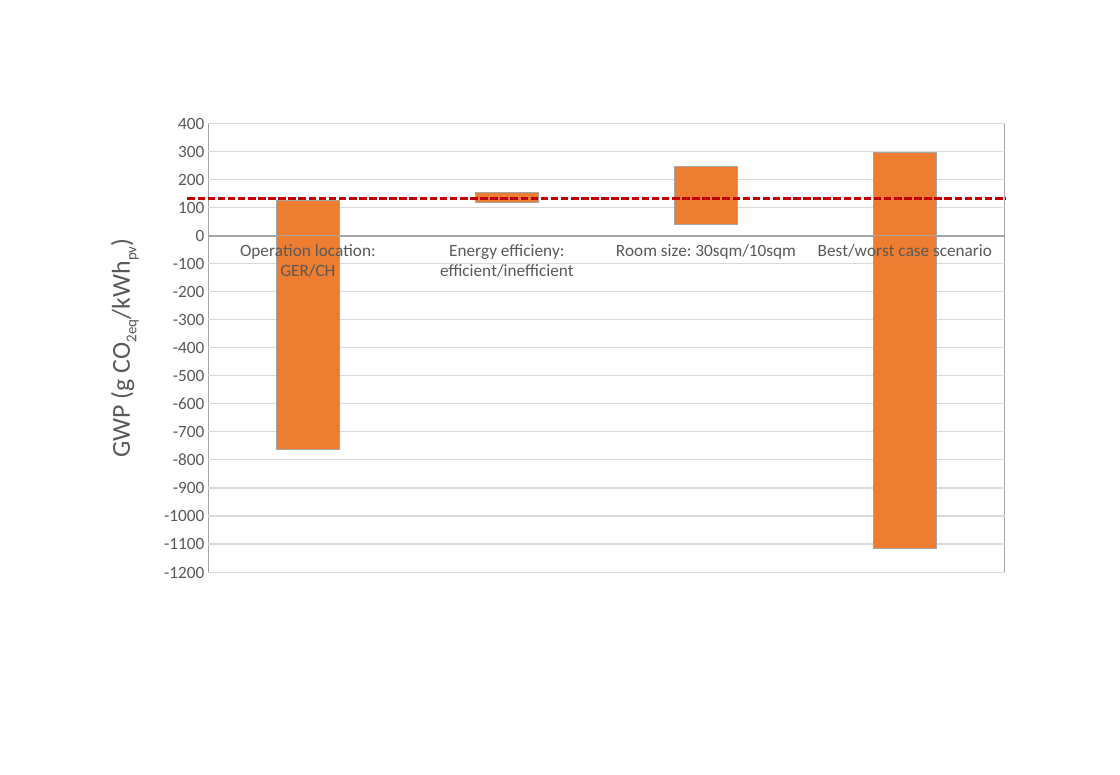
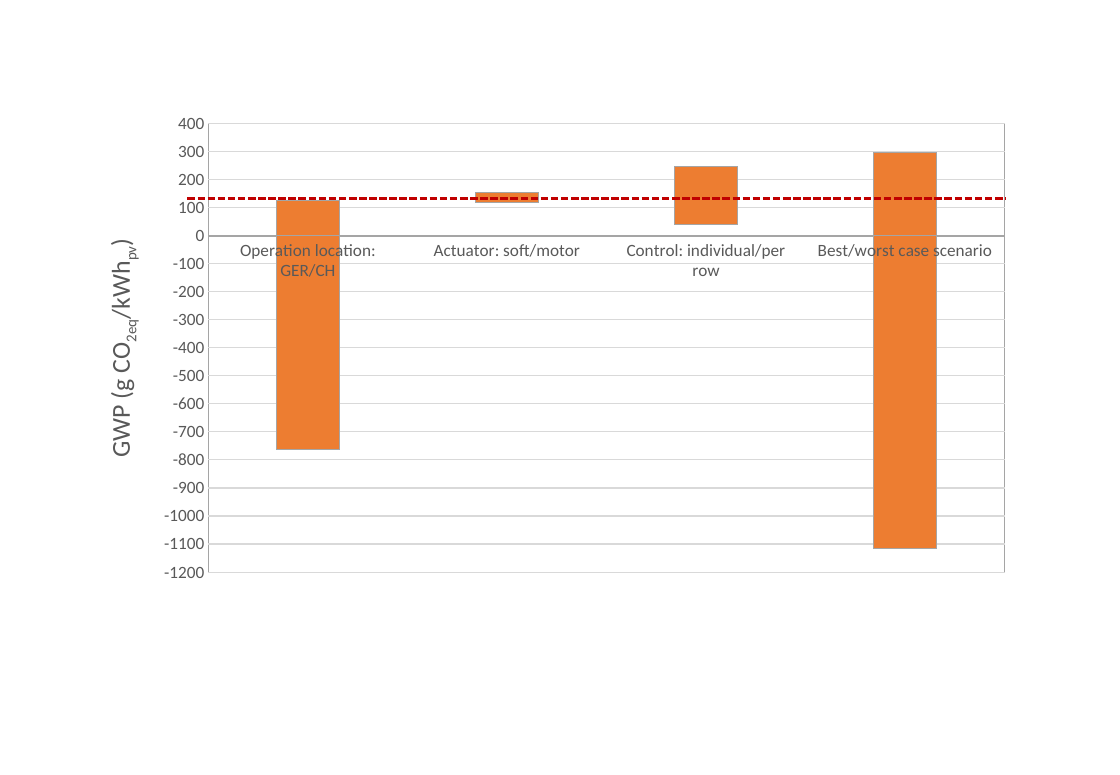
Before and after one commit to architecture-building-systems/LCA_Paper, a slide deck: slide 19 of elsarticle/Images/Thesis charts.pptx. Drawn at 1120x775 pixels with LibreOffice and Linux fonts; fonts in the diff are those of the drawing. Boxes give left, top, right and bottom in pixels: in the first picture for what was removed or moved away, otherwise in the second. Text is boxed around its words. In the diff, an @@ line names an element or a change of style, - is before the commit and + after.

```diff
--- a/elsarticle/Images/Thesis charts.pptx
+++ b/elsarticle/Images/Thesis charts.pptx
@@ column stacked chart at (82,104,1024,593) @@
-categories: Operation location: GER/CH, Energy efficieny: efficient/inefficient, Room size: 30sqm/10sqm, Best/worst case scenario
+categories: Operation location: GER/CH, Actuator: soft/motor, Control: individual/per row, Best/worst case scenario
```
Also in this commit, not shown: 1 slide removed, 2 other files.
